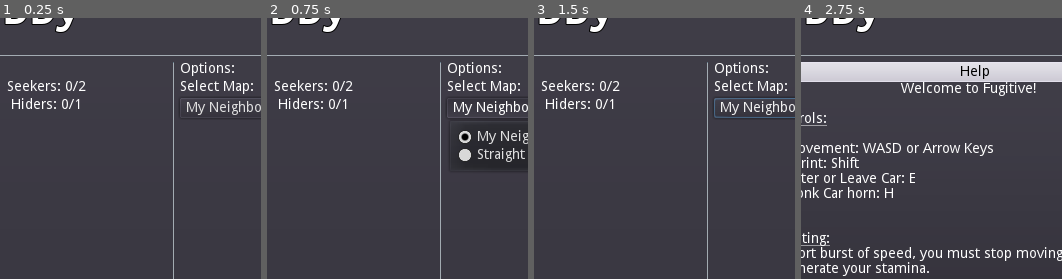
Above: before the commit, frames 1-4 (left to right).
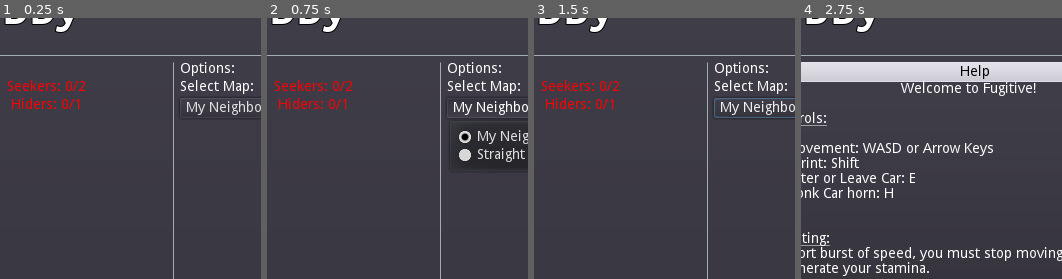
Above: after the commit, the same moments.

Repository: FugitiveTheGame/Fugitive
Game: Godot game, scene res://screens/lobby/Lobby.tscn
The game is run twice, just before and just after one commit, with the same random seed, the same clock (stepped at 60 frames per second) and the same inputs. This scene is started directly instead of the project's main scene.
Inputs:
- Up to frame 1 (0.25 s): no input
- Up to frame 2 (0.75 s): click "My Neighborhood" at 0.5 s
- Up to frame 3 (1.5 s): click "X" at 1.25 s
- Up to frame 4 (2.75 s): click "Help" at 2 s
The pictures show only the part of the screen within x 17-67%, y 10-60%; the shares and areas given below are measured in that part.

The runs differ from the first frame. In frame 1, 0.9% of the frame differs, in the area x 3-33%, y 23-35%; in frame 2, 0.9%; in frame 3, 0.9%; in frame 4, nothing differs.

Commit message:
More validation for min/max players per role

Diff:
--- a/screens/lobby/Lobby.gd
+++ b/screens/lobby/Lobby.gd
@@ -13,6 +13,8 @@
 const MIN_SEEKERS = 2
 const MIN_HIDERS = 1
 const HIDER_TO_SEEKER_RATIO = 3
+const MAX_SEEKERS = 5
+const MAX_HIDERS = 10
 
 # Testing values:
 """
@@ -125,11 +127,29 @@
 	var minSeekers : int = max(MIN_SEEKERS, Network.players.size() / HIDER_TO_SEEKER_RATIO)
 	var minHiders : int = max(MIN_HIDERS, Network.players.size() - minSeekers)
 
-	var numRandomSeekers : int = min(minSeekers, numRandom)
-	var numRandomHiders : int = min(minHiders, numRandom - numRandomSeekers)
+	var numRandomSeekers : int = min(minSeekers - numSeekers, numRandom)
+	if (numRandomSeekers < 0):
+		numRandomSeekers = 0
+	var numRandomHiders : int = numRandom - numRandomSeekers
+	if (numRandomHiders < 0):
+		numRandomHiders = 0
 
 	seekerCountLabel.text = 'Seekers: ' + str(numSeekers + numRandomSeekers) + '/' + str(minSeekers)
 	hiderCountLabel.text = 'Hiders: ' + str(numHiders + numRandomHiders) + '/' + str(minHiders)
+
+	if (numSeekers + numRandomSeekers > MAX_SEEKERS):
+		seekerCountLabel.add_color_override("font_color", Color.red)
+	elif (numSeekers + numRandomSeekers < MIN_SEEKERS):
+		seekerCountLabel.add_color_override("font_color", Color.red)
+	else:
+		seekerCountLabel.add_color_override("font_color", Color.white)
+
+	if (numHiders + numRandomHiders > MAX_HIDERS):
+		hiderCountLabel.add_color_override("font_color", Color.red)
+	elif (numHiders + numRandomHiders < MIN_HIDERS):
+		hiderCountLabel.add_color_override("font_color", Color.red)
+	else:
+		hiderCountLabel.add_color_override("font_color", Color.white)
 
 func new_player_registered(playerId: int, playerData: PlayerLobbyData):
 	var scene = load("res://screens/lobby/ControlPlayerLabel.tscn")
@@ -176,6 +196,10 @@
 	elif numSeekers < MIN_SEEKERS:
 		return false
 	elif numHiders < MIN_HIDERS:
+		return false
+	elif numSeekers > MAX_SEEKERS:
+		return false
+	elif numHiders > MAX_HIDERS:
 		return false
 	else:
 		return true
